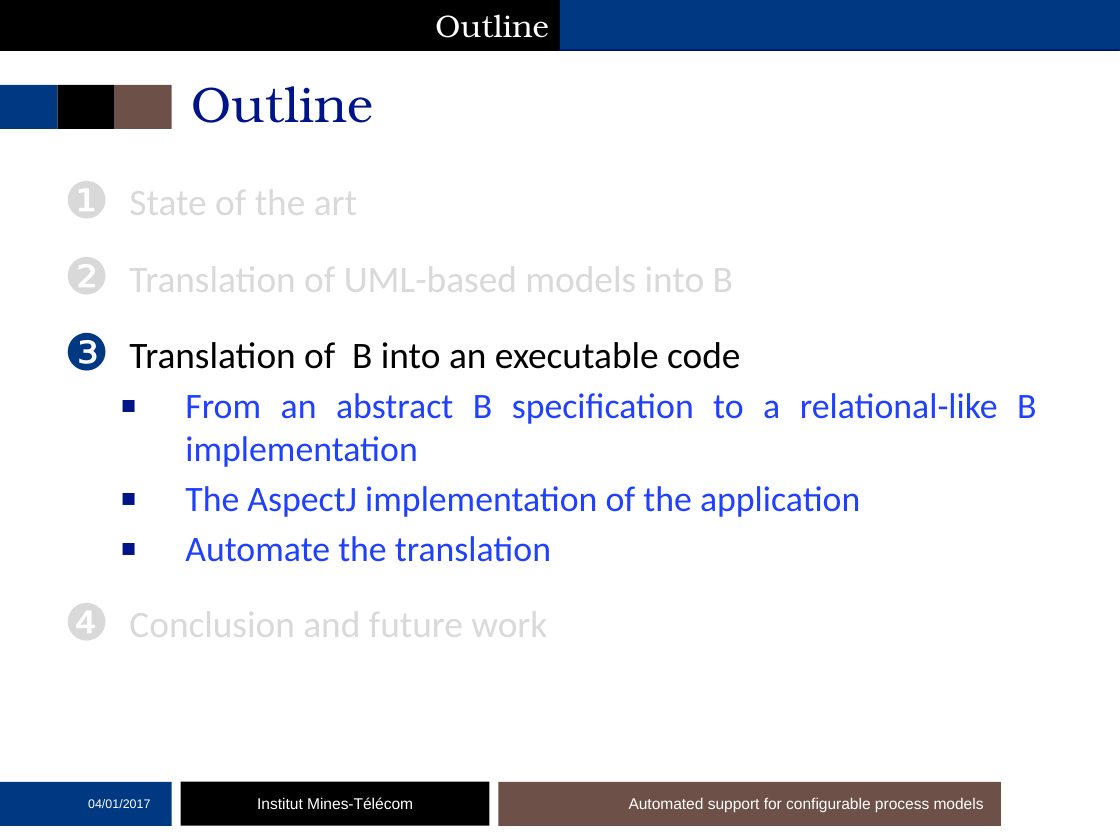
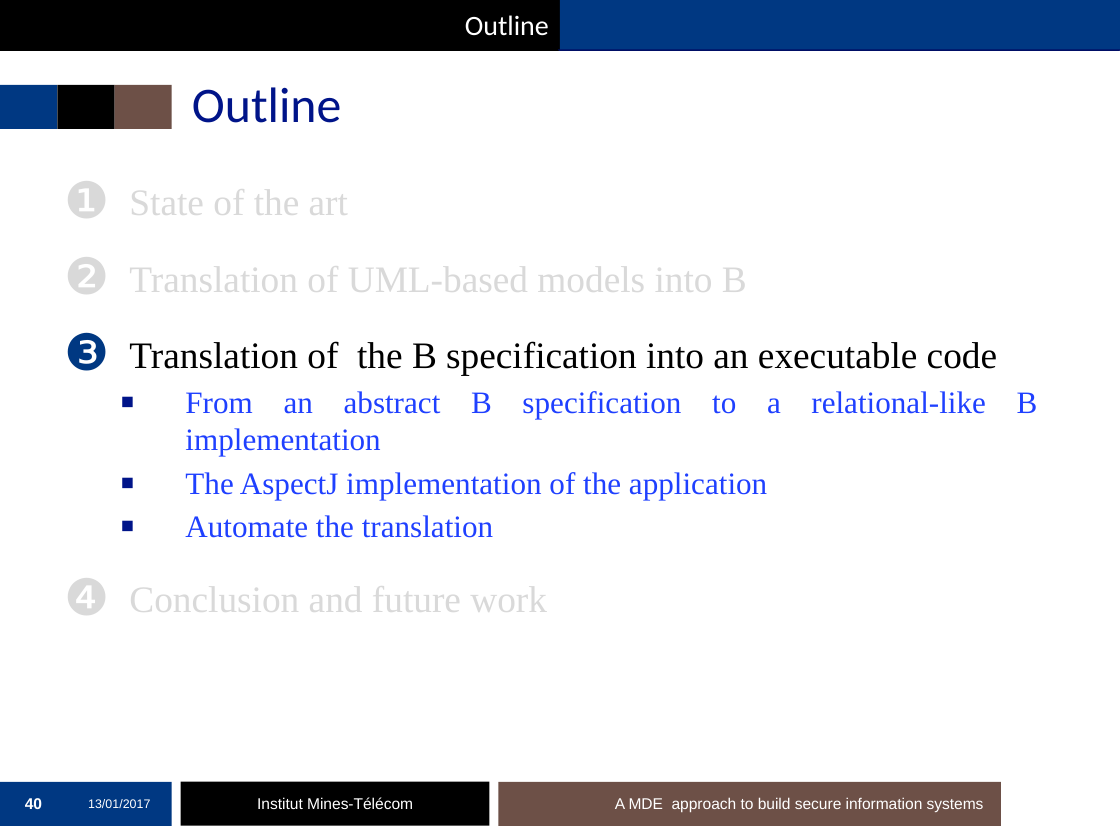
Before and after one commit to mai-ng/phdDefense, a slide deck: slide 40 of slides/presentation-defense.pptx (slide 42 before the commit). Drawn at 1120x840 pixels with LibreOffice and Linux fonts; fonts in the diff are those of the drawing; background and template pictures are left out. Boxes give left, top, right and bottom in pixels: in the first picture for what was removed or moved away, otherwise in the second. Text is boxed around its words. In the diff, an @@ line names an element or a change of style, - is before the commit and + after.

```diff
--- a/slides/presentation-defense.pptx
+++ b/slides/presentation-defense.pptx
@@ rectangle "Outline" at (0, 0, 560, 49): size 20 to 18 pt, font TeX Gyre Bonum to Calibri @@
@@ title "Outline" at (192, 87, 341, 123): font TeX Gyre Bonum to Calibri @@
@@ text at (129, 183, 1038, 620): font Calibri to Times New Roman in "State of the art", "Translation of UML-based models into B", "From an abstract B specification to a ...", "The AspectJ implementation of the application" and 2 more places; size 23 to 20 pt in "From an abstract B specification to a ...", "The AspectJ implementation of the application", "Automate the translation" @@
@@ text at (129, 341, 997, 375): text changed; font Calibri to Times New Roman @@
-❸ Translation of B into an executable code
+❸ Translation of the B specification into an executable code
@@ page number added at (25, 798, 42, 809), 10 pt, text #FFFFFF, bold @@
+40
@@ text at (88, 799, 150, 808): text changed @@
-04/01/2017
+13/01/2017
@@ text at (615, 797, 984, 813): text changed @@
-Automated support for configurable process models
+A MDE approach to build secure information systems
```
Also in this commit, not shown: 63 other slides changed, 1 slide removed.
